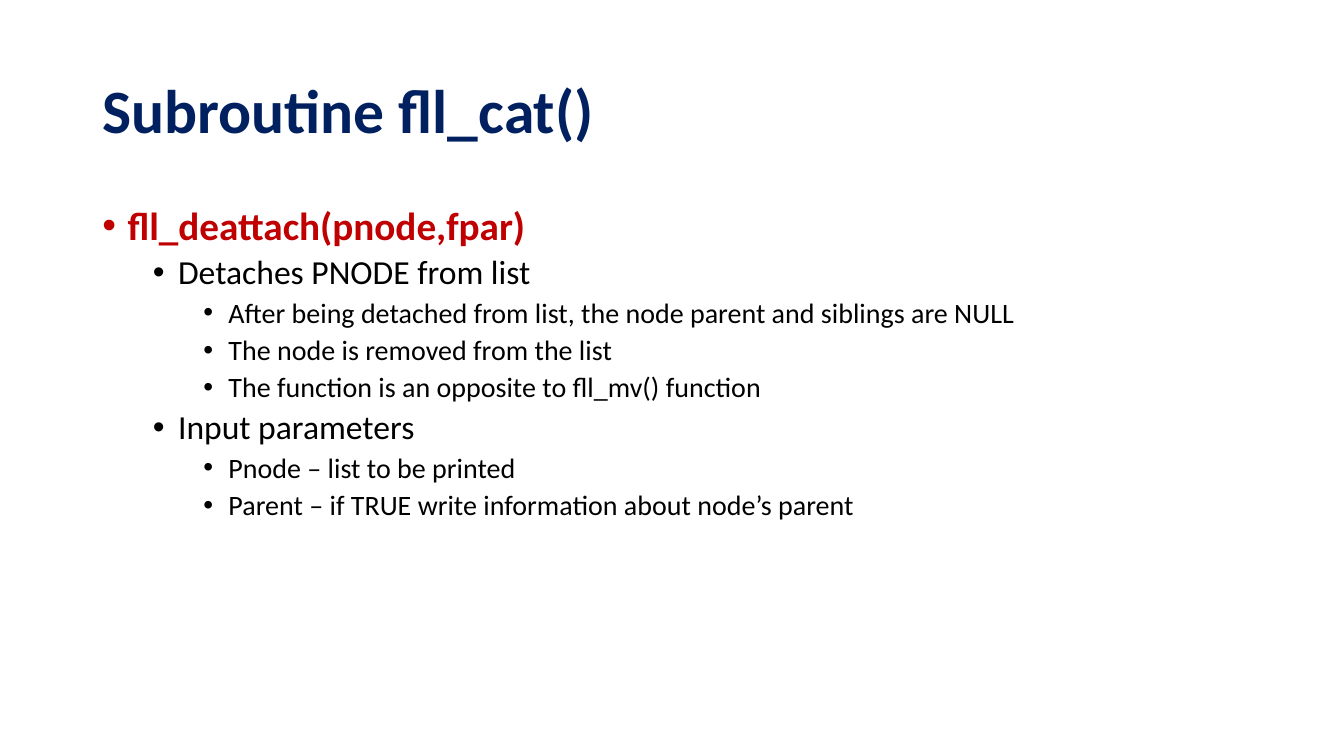
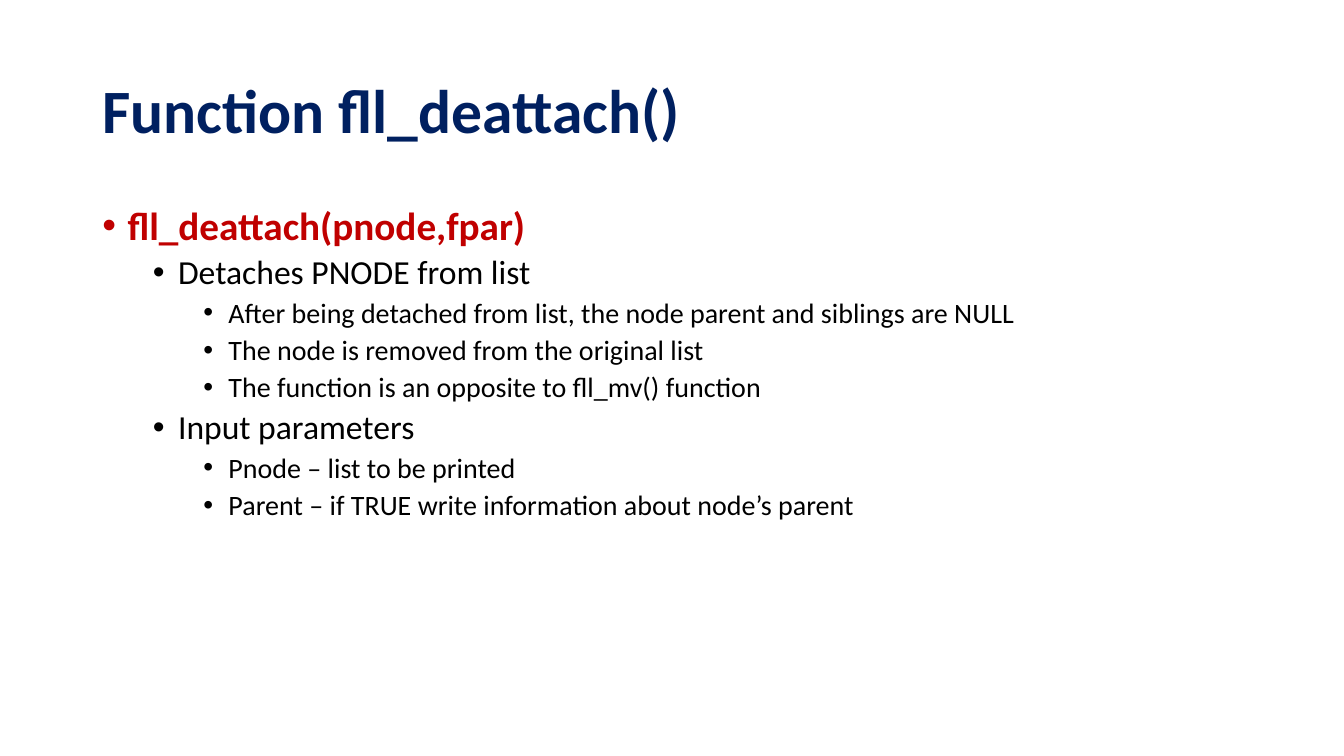
Before and after one commit to ZedThree/fort_depend.py, a slide deck: slide 17 of fll–FortranLinkedListLibrary.pptx (slide 16 before the commit). Drawn at 1344x756 pixels with LibreOffice and Linux fonts; fonts in the diff are those of the drawing. Boxes give left, top, right and bottom in pixels: in the first picture for what was removed or moved away, otherwise in the second. Text is boxed around its words. In the diff, an @@ line names an element or a change of style, - is before the commit and + after.

```diff
--- a/fll–FortranLinkedListLibrary.pptx
+++ b/fll–FortranLinkedListLibrary.pptx
@@ title at <box>102,87,679,142</box>: text changed @@
-Subroutine fll_cat()
+Function fll_deattach()
@@ text at <box>228,340,703,365</box>: text changed @@
-    • The node is removed from the list
+    • The node is removed from the original list
```
Also in this commit, not shown: 15 other slides changed, 4 slides added, 1 other file.
